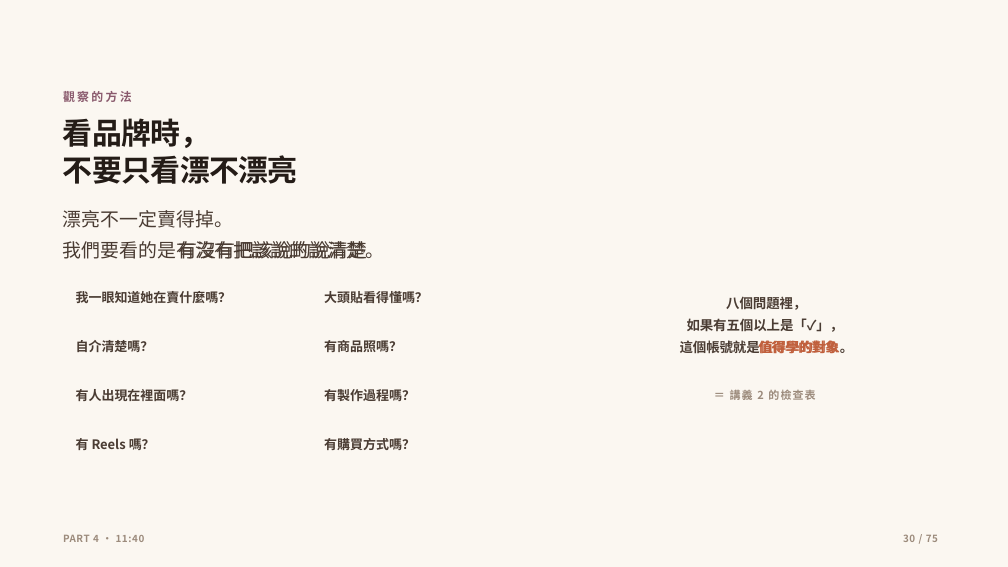
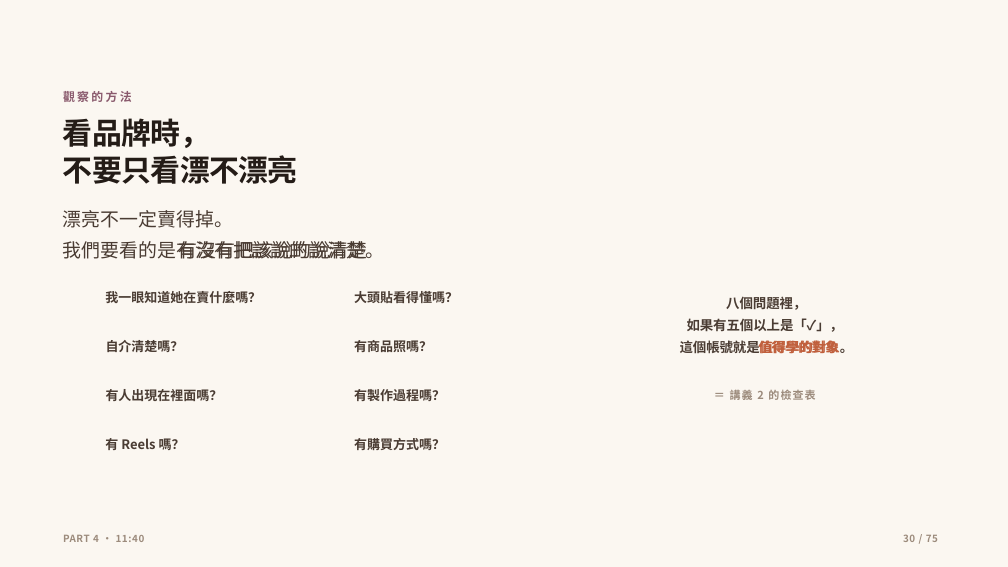
Before and after one commit to ja9705110/gogoeveryday, a slide deck: slide 30 of social-course/social-media-course-deck.pptx. Drawn at 1008x567 pixels with LibreOffice and Linux fonts; fonts in the diff are those of the drawing; background and template pictures are left out. Boxes give left, top, right and bottom in pixels: in the first picture for what was removed or moved away, otherwise in the second. Text is boxed around its words. In the diff, an @@ line names an element or a change of style, - is before the commit and + after.

```diff
--- a/social-course/social-media-course-deck.pptx
+++ b/social-course/social-media-course-deck.pptx
@@ text "我一眼知道她在賣什麼嗎？": place and size @@
-text "我一眼知道她在賣什麼嗎？" at box(76, 291, 232, 303)
+text "我一眼知道她在賣什麼嗎？" at box(105, 291, 261, 303)
@@ text "大頭貼看得懂嗎？": place and size @@
-text "大頭貼看得懂嗎？" at box(324, 291, 428, 303)
+text "大頭貼看得懂嗎？" at box(354, 291, 458, 303)
@@ text "自介清楚嗎？": place and size @@
-text "自介清楚嗎？" at box(76, 340, 154, 352)
+text "自介清楚嗎？" at box(106, 340, 184, 352)
@@ text "有商品照嗎？": place and size @@
-text "有商品照嗎？" at box(324, 340, 402, 352)
+text "有商品照嗎？" at box(354, 340, 432, 352)
@@ text "有人出現在裡面嗎？": place and size @@
-text "有人出現在裡面嗎？" at box(76, 389, 193, 401)
+text "有人出現在裡面嗎？" at box(106, 389, 223, 401)
@@ text "有製作過程嗎？": place and size @@
-text "有製作過程嗎？" at box(324, 389, 415, 401)
+text "有製作過程嗎？" at box(354, 389, 445, 401)
@@ text "有 Reels 嗎？": place and size @@
-text "有 Reels 嗎？" at box(76, 438, 155, 450)
+text "有 Reels 嗎？" at box(105, 438, 185, 450)
@@ text "有購買方式嗎？": place and size @@
-text "有購買方式嗎？" at box(324, 438, 415, 450)
+text "有購買方式嗎？" at box(354, 438, 445, 450)
```
Also in this commit, not shown: 14 other slides changed, 1 other file.
